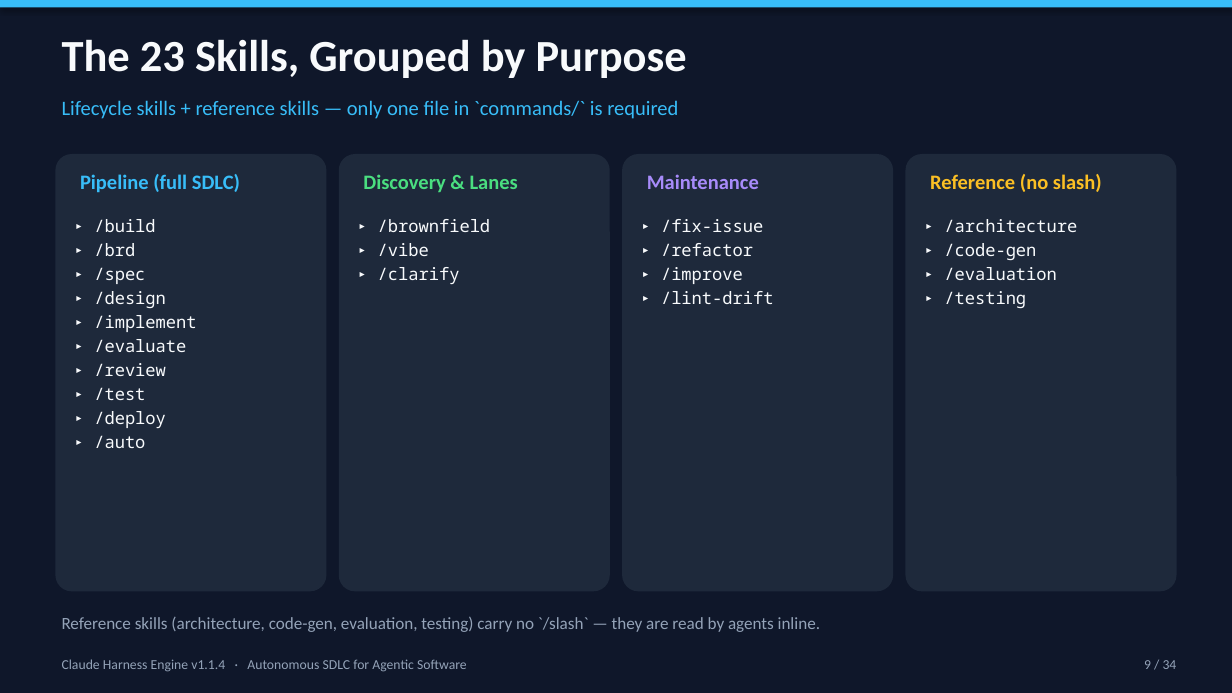
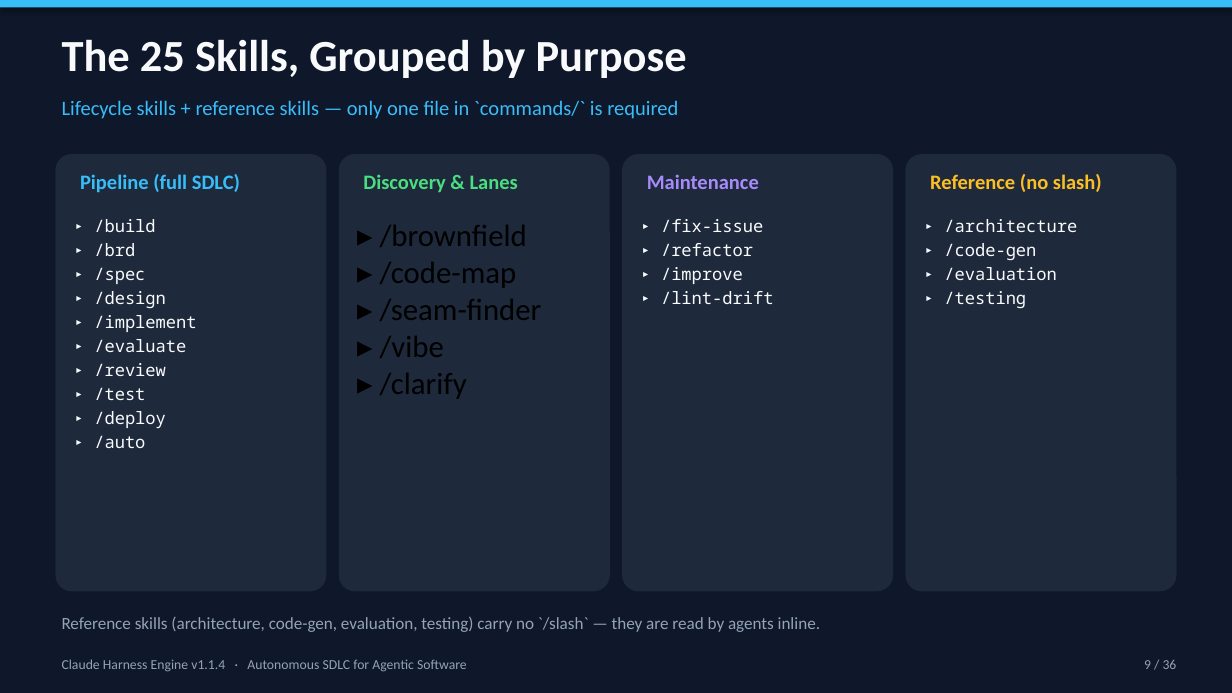
Before and after one commit to cwijayasundara/claude_harness_eng_v6, a slide deck: slide 9 of Claude_Harness_Engine_Design.pptx. Drawn at 1232x693 pixels with LibreOffice and Linux fonts; fonts in the diff are those of the drawing. Boxes give left, top, right and bottom in pixels: in the first picture for what was removed or moved away, otherwise in the second. Text is boxed around its words. In the diff, an @@ line names an element or a change of style, - is before the commit and + after.

Commit message:
feat: add graph-grounded brownfield discovery

```diff
--- a/Claude_Harness_Engine_Design.pptx
+++ b/Claude_Harness_Engine_Design.pptx
@@ text at [62, 39, 687, 78]: text changed @@
-The 23 Skills, Grouped by Purpose
+The 25 Skills, Grouped by Purpose
@@ text at [380, 225, 527, 399]: size 10 to 18 pt, font Noto Sans Mono to Calibri, text colour #F8FAFC to #000000 in "▸ /brownfield", "▸ /vibe", "▸ /clarify"; less space between paragraphs @@
@@ text at [380, 262, 542, 321]: paragraphs added @@
+▸ /code-map
+▸ /seam-finder
@@ text at [1144, 660, 1177, 669]: text changed @@
-9 / 34
+9 / 36
```
Also in this commit, not shown: 29 other slides changed, 2 slides added, 11 other files.
